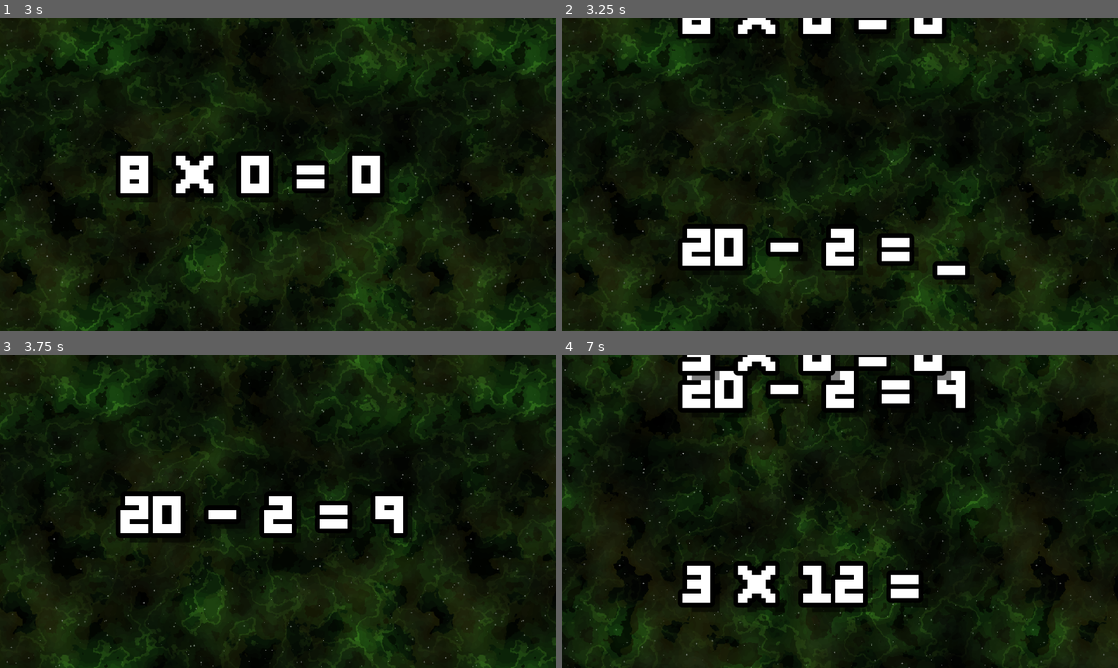
Above: before the commit, frames 1-4 (two rows, left to right).
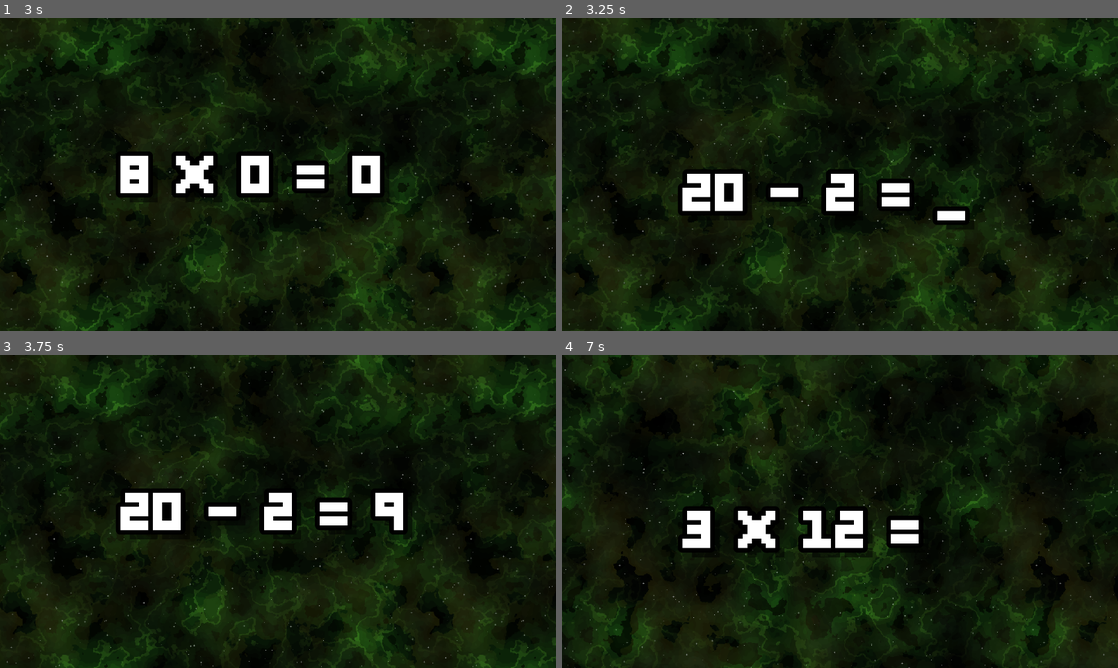
Above: after the commit, the same moments.

Repository: Blueman3612/Space-Math
Game: Godot game, scene res://scenes/main.tscn
Two runs of this game, one before a commit and one after it. Both use one fixed random seed, a clock stepped at 60 frames per second and the inputs below.
Inputs:
- Up to frame 1 (3 s): tap Enter (Submit) at 0.5, 0.6, 1.35, 2.3 s; hold Backspace (Backspace) 1.28-2.03 s; tap R at 2.1 s; tap 0 at 2.85 s
- Up to frame 2 (3.25 s): tap Enter (Submit) at 3.05 s
- Up to frame 3 (3.75 s): hold Backspace (Backspace) from 3.53 s (still down); tap 9 at 3.6 s
- Up to frame 4 (7 s): tap Enter (Submit) at 3.8, 4.35, 5.1, 6.05, 6.8 s; release Backspace (Backspace) at 5.78 s; tap R at 5.85 s; tap 0 at 6.6 s

Frame 1 is identical in both runs. In frame 2, 8.8% of the frame differs, in the area x 20-74%, y 0-86%; in frame 3, 1.4%; in frame 4, 12%, in the area x 20-73%, y 0-83%.

Commit message:
Refactor main.gd to streamline label animations and improve problem display logic. Removed unnecessary moving labels array and simplified label transitions with tweens. Updated game configuration variables for better clarity and performance.

Diff:
--- a/scripts/main.gd
+++ b/scripts/main.gd
@@ -7,7 +7,7 @@
 # Game configuration variables
 var blink_interval = 0.5  # Time for underscore blink cycle (fade in/out)
 var max_answer_chars = 4  # Maximum characters for answer input
-var movement_smoothing = 0.1  # Exponential smoothing factor (10% per frame)
+var animation_duration = 0.5  # Duration for label animations in seconds
 var transition_delay = 0.0  # Delay before generating new question
 
 # Position variables
@@ -21,7 +21,6 @@
 var user_answer = ""
 var blink_timer = 0.0
 var underscore_visible = true
-var moving_labels = []  # Array to track labels in transition
 var label_settings_resource: LabelSettings
 
 func _ready():
@@ -35,9 +34,7 @@
 		var parse_result = json.parse(json_string)
 		if parse_result == OK:
 			math_facts = json.data
-			print("Math facts loaded successfully! Found ", math_facts.size(), " top-level keys")
-			if math_facts.has("grades"):
-				print("Grades found: ", math_facts.grades.keys())
+		# Math facts loaded successfully
 		else:
 			print("Error parsing JSON: ", json.get_error_message())
 	else:
@@ -100,9 +97,6 @@
 
 	# Update problem display
 	update_problem_display()
-
-	# Update moving labels
-	update_moving_labels(delta)
 
 func setup_initial_problem():
 	# Get the existing Problem label and set it up as current
@@ -140,20 +134,19 @@
 	if user_answer == "":
 		return  # Don't submit empty answers
 
-	# Move current label up and off screen
+	print("Submitting answer: ", user_answer)
+
+	# Move current label up and off screen (fire and forget)
 	if current_problem_label:
-		moving_labels.append({
-			"label": current_problem_label,
-			"target_position": off_screen_top,
-			"is_moving_up": true
-		})
-
-	# Create new label at bottom off-screen position
+		var old_label = current_problem_label
+		var tween = create_tween()
+		tween.set_ease(Tween.EASE_OUT)
+		tween.set_trans(Tween.TRANS_EXPO)
+		tween.tween_property(old_label, "position", off_screen_top, animation_duration)
+		tween.tween_callback(old_label.queue_free)
+
+	# Immediately create new problem - this is now the ONLY active problem
 	create_new_problem_label()
-
-	# Generate new question after delay
-	if transition_delay > 0.0:
-		await get_tree().create_timer(transition_delay).timeout
 	generate_new_question()
 
 func create_new_problem_label():
@@ -168,47 +161,15 @@
 	# Add to scene
 	add_child(new_label)
 
-	# Set as current problem label
+	# Set as current problem label IMMEDIATELY
 	current_problem_label = new_label
 
-	# Add to moving labels array to animate to primary position
-	moving_labels.append({
-		"label": new_label,
-		"target_position": primary_position,
-		"is_moving_up": false
-	})
-
-func update_moving_labels(delta):
-	var labels_to_remove = []
-
-	for i in range(moving_labels.size()):
-		var moving_label = moving_labels[i]
-		var label = moving_label.label
-		var target = moving_label.target_position
-
-		if not is_instance_valid(label):
-			labels_to_remove.append(i)
-			continue
-
-		# Exponential smoothing movement
-		var current_pos = label.position
-		var distance = target - current_pos
-		var movement = distance * movement_smoothing
-		label.position += movement
-
-		# Check if label reached target (within small threshold)
-		if distance.length() < 5.0:
-			label.position = target
-
-			# If this label was moving up (finished problem), remove it
-			if moving_label.is_moving_up:
-				label.queue_free()
-
-			labels_to_remove.append(i)
-
-	# Remove completed movements (in reverse order to maintain indices)
-	for i in range(labels_to_remove.size() - 1, -1, -1):
-		moving_labels.remove_at(labels_to_remove[i])
+	# Animate to center position (fire and forget)
+	var tween = create_tween()
+	tween.set_ease(Tween.EASE_OUT)
+	tween.set_trans(Tween.TRANS_EXPO)
+	tween.tween_property(new_label, "position", primary_position, animation_duration)
+
 
 func get_math_question(track = null, grade = null, operator = null, no_zeroes = false):
 	if not math_facts.has("grades"):
@@ -222,14 +183,12 @@
 	if track != null:
 		# Find questions from specific track
 		var track_key = "TRACK" + str(track)
-		print("Looking for track: ", track_key)
 		for grade_key in math_facts.grades:
 			var grade_data = math_facts.grades[grade_key]
 			if grade_data.has("tracks") and grade_data.tracks.has(track_key):
 				questions = grade_data.tracks[track_key].facts
 				question_title = grade_data.tracks[track_key].title
 				question_grade = grade_data.name
-				print("Found track ", track_key, " in grade ", grade_key, " with ", questions.size(), " questions")
 				break
 
 		# If track not found, pick random existing track
@@ -325,10 +284,7 @@
 
 	# Return random question from filtered results
 	if questions.is_empty():
-		print("No questions found after filtering")
 		return null
-
-	print("Selecting from ", questions.size(), " available questions")
 
 	var random_question = questions[rng.randi() % questions.size()]
 
